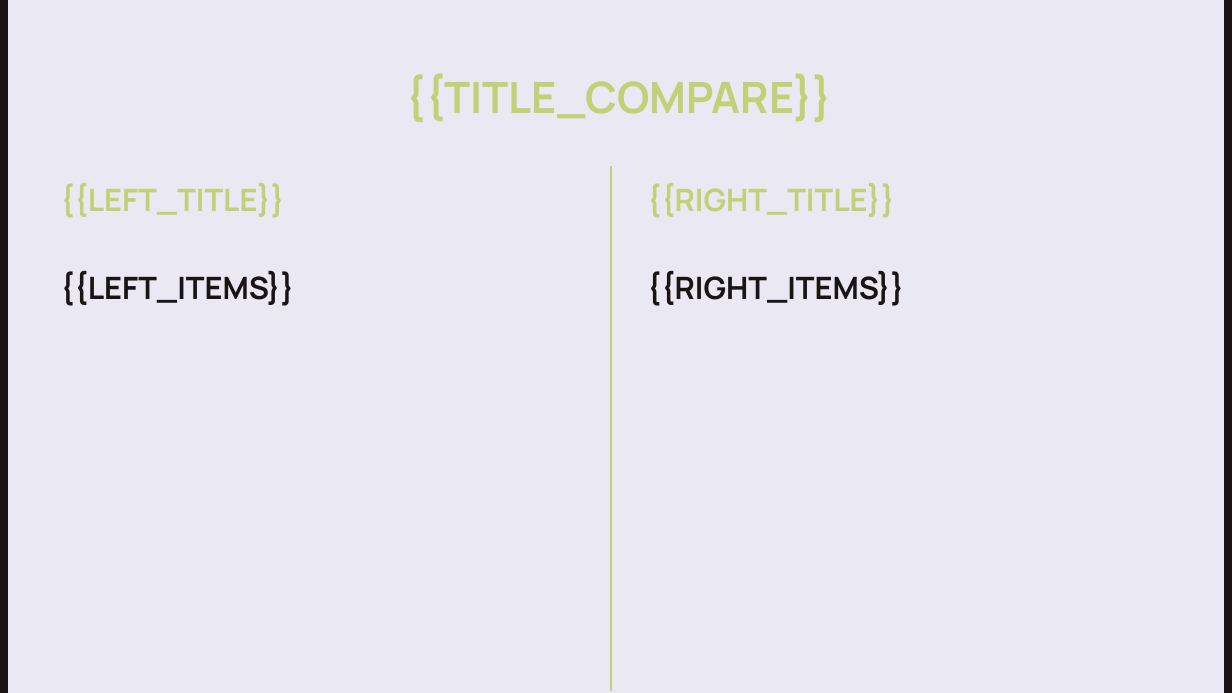
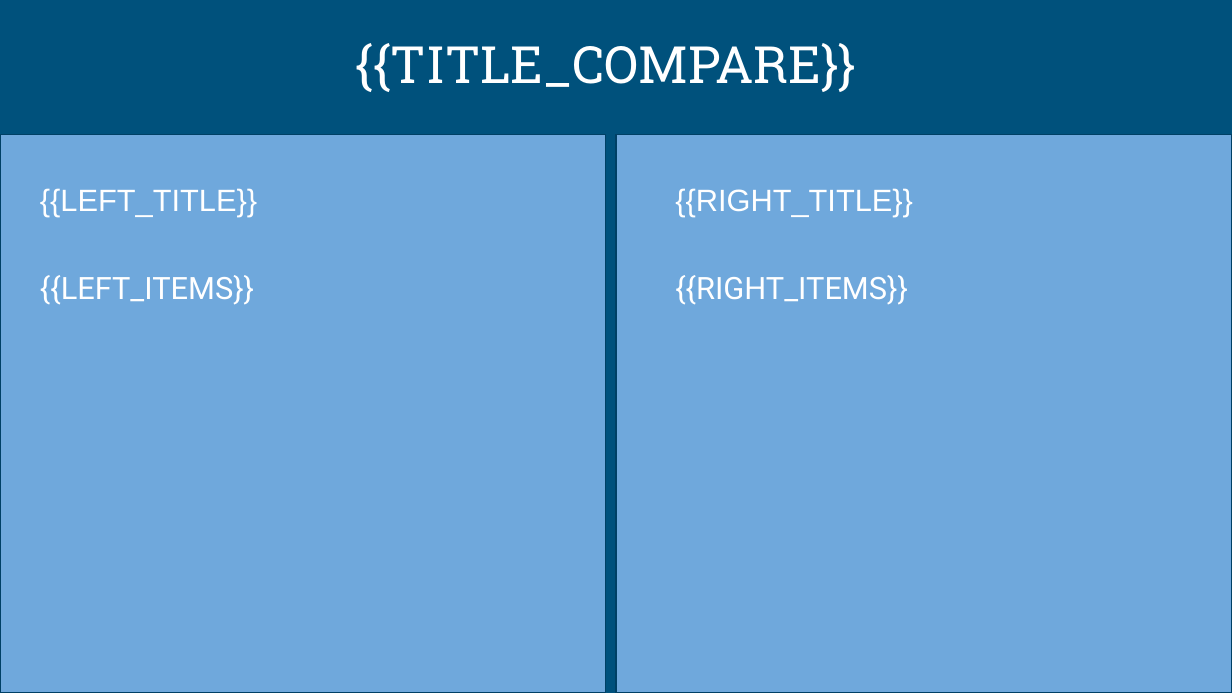
Before and after one commit to andreidiakov/Hack_Axenix_AI_presentation, a slide deck: slide 4 of template.pptx. Drawn at 1232x693 pixels with LibreOffice and Linux fonts; fonts in the diff are those of the drawing. Boxes give left, top, right and bottom in pixels: in the first picture for what was removed or moved away, otherwise in the second. Text is boxed around its words. In the diff, an @@ line names an element or a change of style, - is before the commit and + after.

```diff
--- a/template.pptx
+++ b/template.pptx
@@ background #EAE8F3 to #00517C @@
@@ rectangle removed at (x1=0, y1=0, x2=7, y2=692) @@
@@ title "{{TITLE_COMPARE}}" moved from (x1=406, y1=73, x2=833, y2=122) to (x1=356, y1=43, x2=857, y2=92) @@
@@ title "{{TITLE_COMPARE}}" at (x1=356, y1=43, x2=857, y2=92): size 25.2 to 30 pt, font Manrope to Roboto Slab, text colour #C2D076 to #FFFFFF, bold off @@
@@ rectangle added at (x1=0, y1=134, x2=605, y2=692), fill #6FA8DC, outline #004065 0.75 pt @@
@@ rectangle resized from (x1=1225, y1=0, x2=1232, y2=692) to (x1=616, y1=134, x2=1232, y2=692) @@
@@ rectangle at (x1=616, y1=134, x2=1232, y2=692): fill #191515 to #6FA8DC; outline #191515 0.75 pt to #004065 0.75 pt @@
@@ text "{{LEFT_TITLE}}" moved from (x1=60, y1=183, x2=285, y2=218) to (x1=40, y1=188, x2=257, y2=217) @@
@@ text "{{LEFT_TITLE}}" at (x1=40, y1=188, x2=257, y2=217): font Manrope to Arial, text colour #C2D076 to #FFFFFF, bold off @@
@@ line removed from (611, 166) to (611, 691) @@
@@ text "{{RIGHT_TITLE}}" at (x1=675, y1=188, x2=913, y2=217): font Manrope to Arial, text colour #C2D076 to #FFFFFF, bold off @@
@@ text "{{RIGHT_TITLE}}" moved from (x1=647, y1=183, x2=895, y2=218) to (x1=675, y1=188, x2=913, y2=217) @@
@@ text "{{LEFT_ITEMS}}" at (x1=40, y1=275, x2=254, y2=305): font Manrope to Roboto, text colour #191515 to #FFFFFF, bold off; more space between paragraphs @@
@@ text "{{LEFT_ITEMS}}" moved from (x1=60, y1=271, x2=295, y2=306) to (x1=40, y1=275, x2=254, y2=305) @@
@@ text "{{RIGHT_ITEMS}}" moved from (x1=647, y1=271, x2=905, y2=306) to (x1=675, y1=275, x2=908, y2=305) @@
@@ text "{{RIGHT_ITEMS}}" at (x1=675, y1=275, x2=908, y2=305): font Manrope to Roboto, text colour #191515 to #FFFFFF, bold off; more space between paragraphs @@
```
Also in this commit, not shown: 8 other slides changed, 8 other files.
